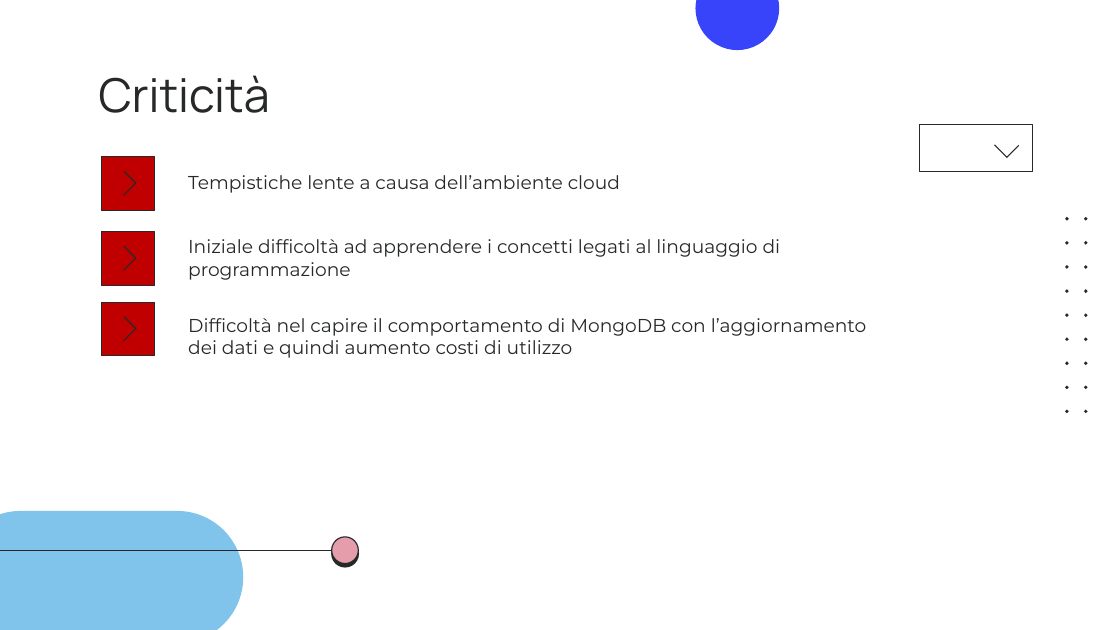
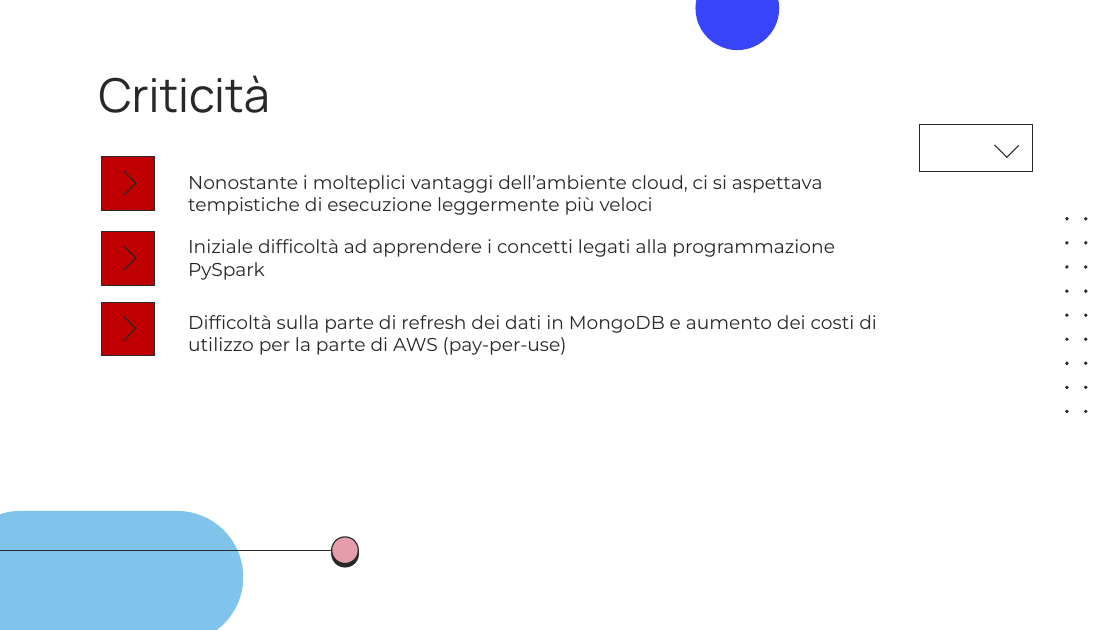
Before and after one commit to slocatelli30/CommuniTEDx, a slide deck: slide 22 of Progetto2.0/CommuniTEDx_2.0.pptx. Drawn at 1120x630 pixels with LibreOffice and Linux fonts; fonts in the diff are those of the drawing. Boxes give left, top, right and bottom in pixels: in the first picture for what was removed or moved away, otherwise in the second. Text is boxed around its words. In the diff, an @@ line names an element or a change of style, - is before the commit and + after.

```diff
--- a/Progetto2.0/CommuniTEDx_2.0.pptx
+++ b/Progetto2.0/CommuniTEDx_2.0.pptx
@@ text at [188,175,823,215]: text changed; text colour #262928 to #252928 @@
-Tempistiche lente a causa dell’ambiente cloud
+Nonostante i molteplici vantaggi dell’ambiente cloud, ci si aspettava tempistiche di esecuzione leggermente più veloci
@@ text at [188,239,835,280]: text changed @@
-Iniziale difficoltà ad apprendere i concetti legati al linguaggio di programmazione
+Iniziale difficoltà ad apprendere i concetti legati alla programmazione PySpark
@@ text at [188,315,877,355]: text changed; text colour #262928 to #252928 @@
-Difficoltà nel capire il comportamento di MongoDB con l’aggiornamento dei dati e quindi aumento costi di utilizzo
+Difficoltà sulla parte di refresh dei dati in MongoDB e aumento dei costi di utilizzo per la parte di AWS (pay-per-use)
```
Also in this commit, not shown: 4 other slides changed, 2 other files.
